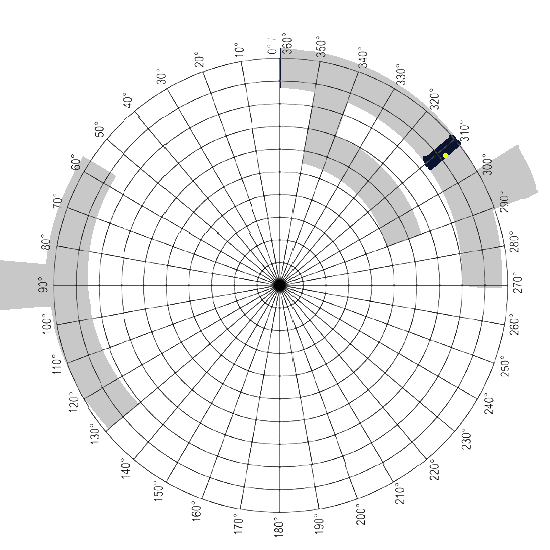
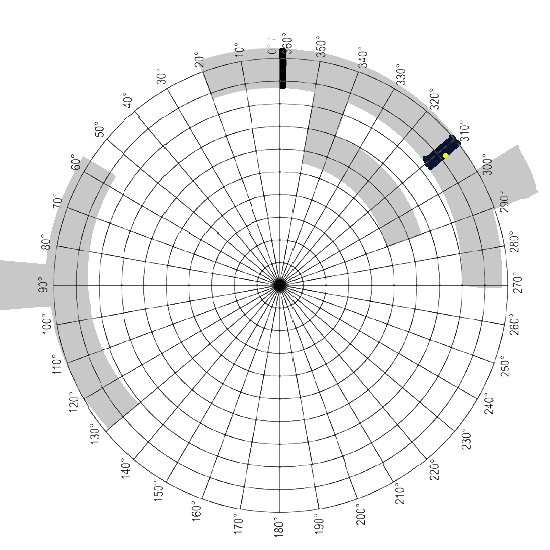
The second 550x550 image is a revision of the first. Changes to its layers:
added layer "codedoor.png" above "Background" over (275, 48, 287, 89)
painted on "Background" over (198, 48, 281, 99)
